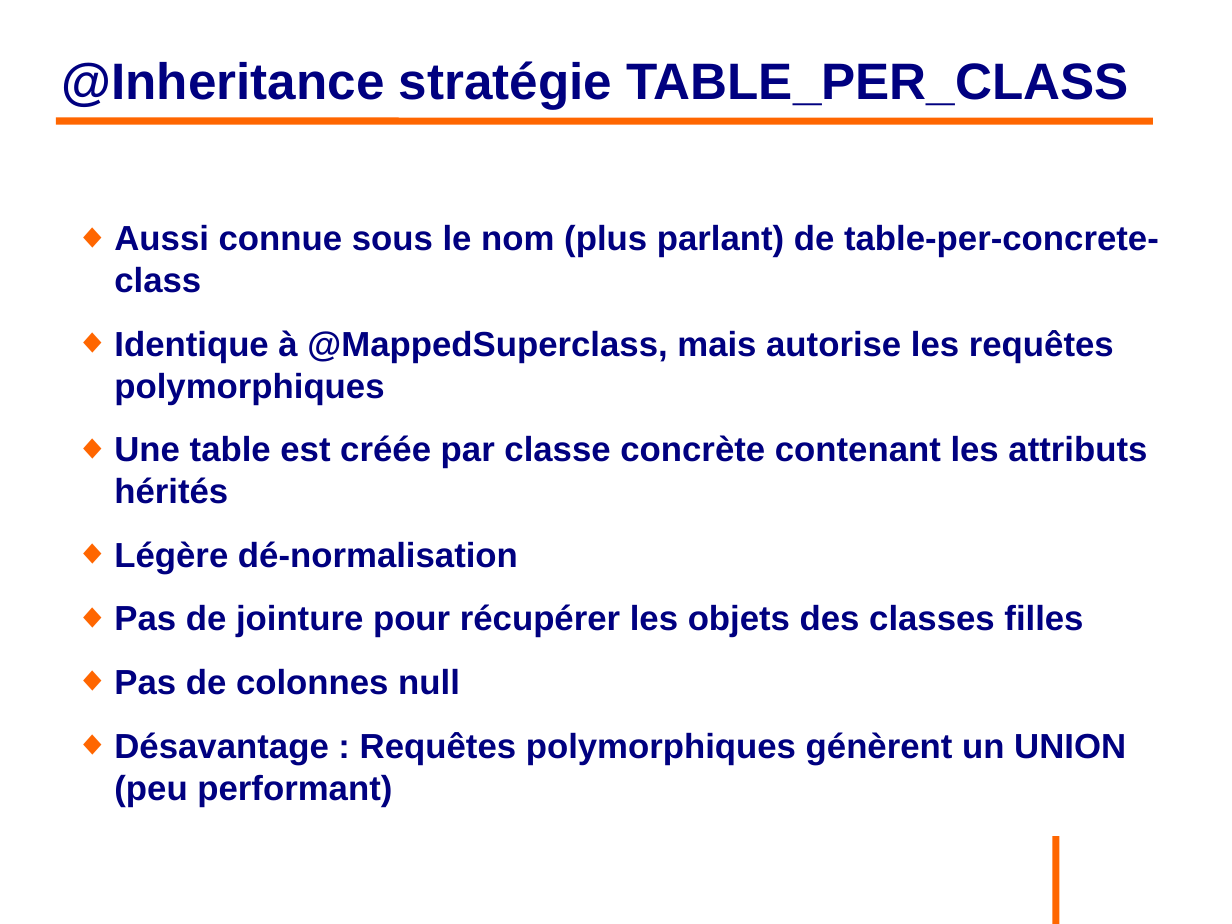
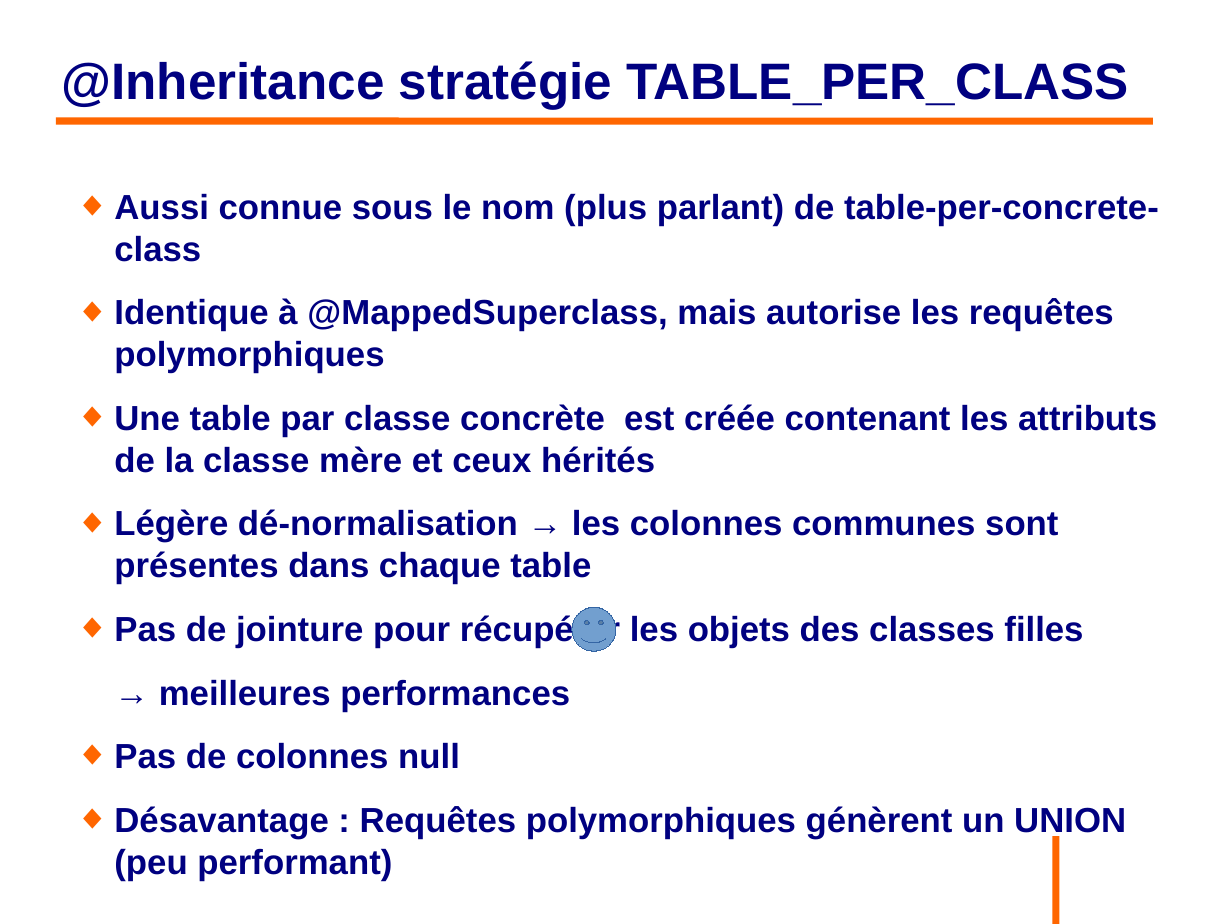
Before and after one commit to philphils/formation-hibernate-basique, a slide deck: slide 68 of Documentation/diapo_formation_hibernate.odp (slide 67 before the commit). Drawn at 1232x924 pixels with LibreOffice and Linux fonts; fonts in the diff are those of the drawing; background and template pictures are left out. Boxes give left, top, right and bottom in pixels: in the first picture for what was removed or moved away, otherwise in the second. Text is boxed around its words. In the diff, an @@ line names an element or a change of style, - is before the commit and + after.

```diff
--- a/Documentation/diapo_formation_hibernate.odp
+++ b/Documentation/diapo_formation_hibernate.odp
@@ text "Aussi connue sous le nom ...": place and size @@
-text "Aussi connue sous le nom ..." at [114, 224, 1159, 765]
+text "Aussi connue sous le nom ..." at [114, 193, 1159, 881]
@@ text at [114, 404, 1157, 584]: text changed @@
-◆ Une table est créée par classe concrète contenant les attributs hérités
-◆ Légère dé-normalisation
+◆ Une table par classe concrète est créée contenant les attributs de la classe mère et ceux hérités
+◆ Légère dé-normalisation → les colonnes communes sont présentes dans chaque table
@@ smiley face added at [572, 607, 616, 651], fill #729FCF, outline #3465A4 0 pt @@
@@ text at [159, 679, 570, 712]: paragraph added @@
+→ meilleures performances
```
Also in this commit, not shown: 10 other slides changed, 1 slide added.
